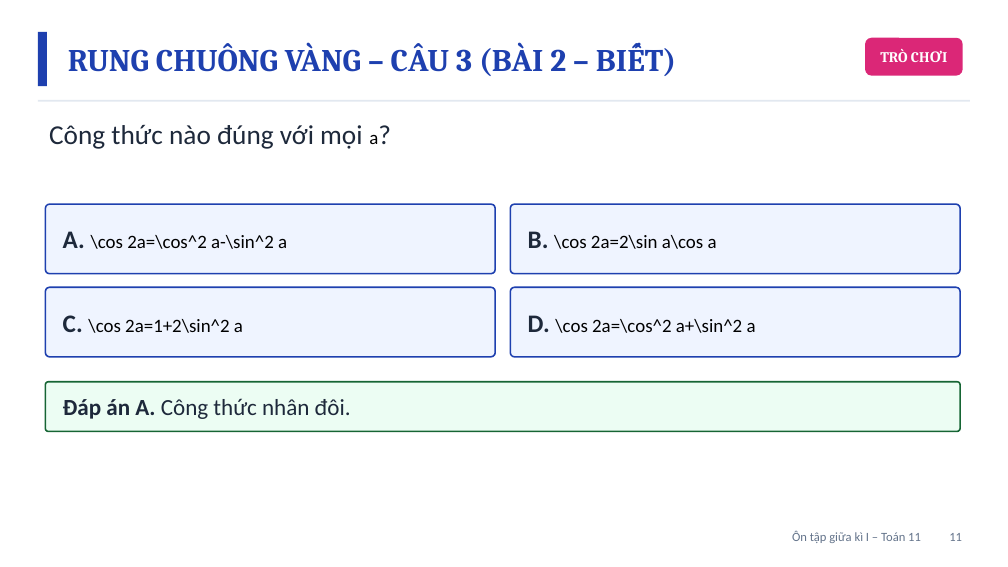
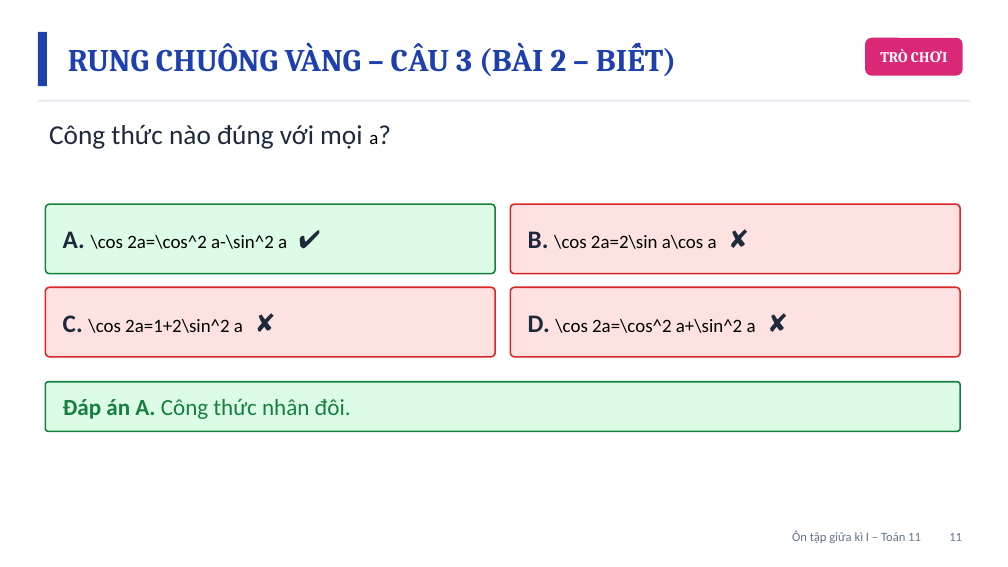
Before and after one commit to Trangtu66/Taode_thi_online, a slide deck: slide 11 of mon/toan/slide/lop11/BaiGiangDienTu_TOAN11_OnTapGiuaKi1_T22-23.pptx. Drawn at 1008x567 pixels with LibreOffice and Linux fonts; fonts in the diff are those of the drawing. Boxes give left, top, right and bottom in pixels: in the first picture for what was removed or moved away, otherwise in the second. Text is boxed around its words. In the diff, an @@ line names an element or a change of style, - is before the commit and + after.

```diff
--- a/mon/toan/slide/lop11/BaiGiangDienTu_TOAN11_OnTapGiuaKi1_T22-23.pptx
+++ b/mon/toan/slide/lop11/BaiGiangDienTu_TOAN11_OnTapGiuaKi1_T22-23.pptx
@@ rounded rectangle at <box>45,204,495,274</box>: fill #EFF4FF to #DCFCE7; outline #1E40AF 1.5 pt to #15803D 1.5 pt @@
@@ rounded rectangle: place and size @@
-rounded rectangle at <box>510,287,960,357</box>
+rounded rectangle at <box>510,204,960,274</box>
@@ text at <box>63,231,287,249</box>: text changed @@
-A. \cos 2a=\cos^2 a-\sin^2 a
+A. \cos 2a=\cos^2 a-\sin^2 a ✔
@@ text at <box>528,231,717,249</box>: text changed @@
-B. \cos 2a=2\sin a\cos a
+B. \cos 2a=2\sin a\cos a ✘
@@ fill #EFF4FF to #FEE2E2; outline #1E40AF 1.5 pt to #DC2626 1.5 pt in 3 elements at <box>510,204,960,274</box>, <box>45,287,495,357</box>, <box>510,287,960,357</box> @@
@@ rounded rectangle: place and size @@
-rounded rectangle at <box>510,204,960,274</box>
+rounded rectangle at <box>510,287,960,357</box>
@@ text at <box>63,315,243,333</box>: text changed @@
-C. \cos 2a=1+2\sin^2 a
+C. \cos 2a=1+2\sin^2 a ✘
@@ text at <box>528,315,756,333</box>: text changed @@
-D. \cos 2a=\cos^2 a+\sin^2 a
+D. \cos 2a=\cos^2 a+\sin^2 a ✘
@@ rounded rectangle at <box>45,382,960,432</box>: fill #ECFDF3 to #DCFCE7; outline #166534 1.5 pt to #15803D 1.5 pt @@
@@ text "Đáp án A. Công thức ..." at <box>63,398,351,419</box>: text colour #1E293B to #15803D @@
```
Also in this commit, not shown: 22 other slides changed, 37 other files.
